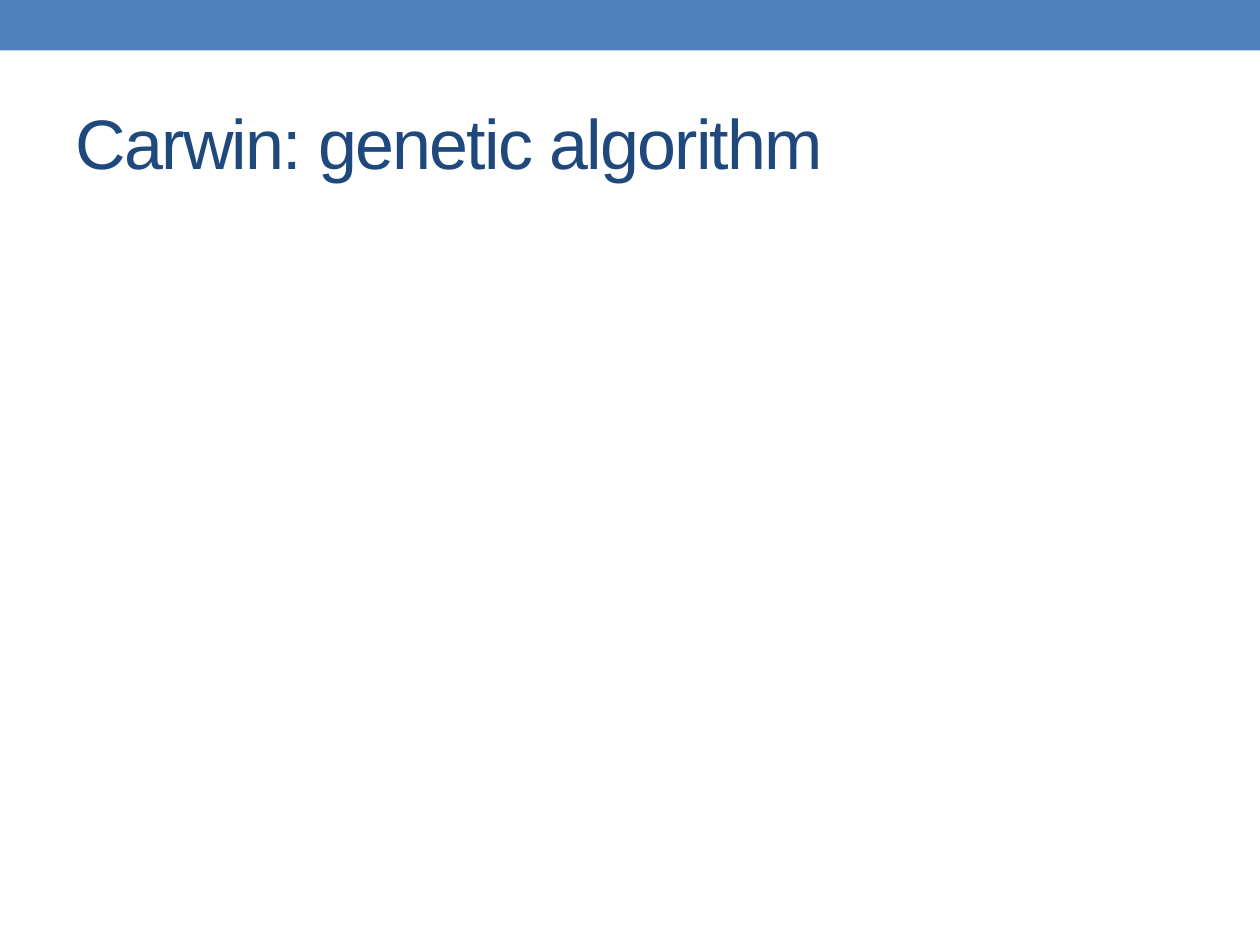
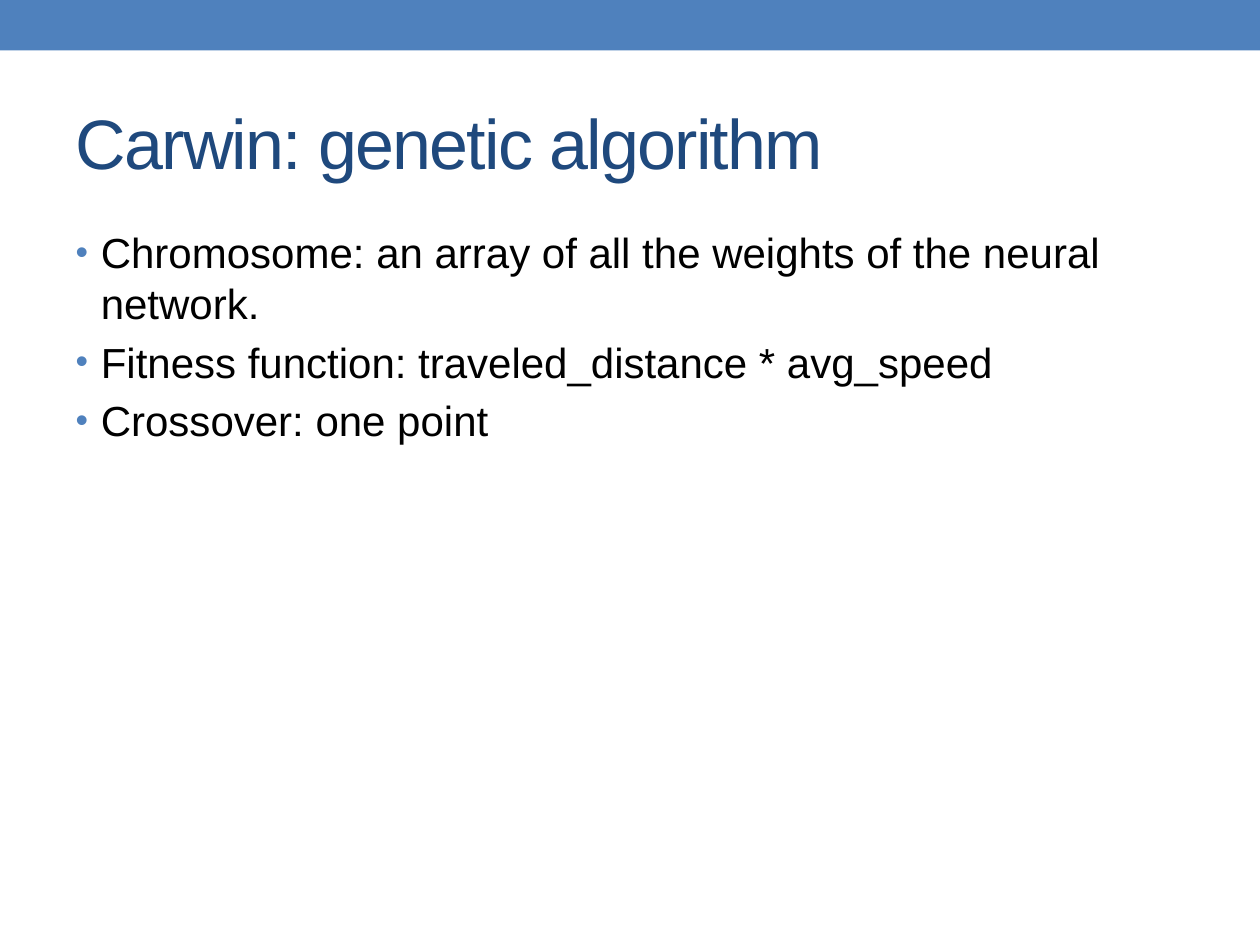
Before and after one commit to alessandrofrancesconi/carwin, a slide deck: slide 26 of presentation.pptx (slide 25 before the commit). Drawn at 1260x945 pixels with LibreOffice and Linux fonts; fonts in the diff are those of the drawing; grey boxes stand for pictures. Boxes give left, top, right and bottom in pixels: in the first picture for what was removed or moved away, otherwise in the second. Text is boxed around its words. In the diff, an @@ line names an element or a change of style, - is before the commit and + after.

```diff
--- a/presentation.pptx
+++ b/presentation.pptx
@@ text added at (101,237,1100,445), 24 pt, text #000000 @@
+• Chromosome: an array of all the weights of the neural network.
+• Fitness function: traveled_distance * avg_speed
+• Crossover: one point
```
Also in this commit, not shown: 6 other slides changed, 1 slide added, 9 other files.
